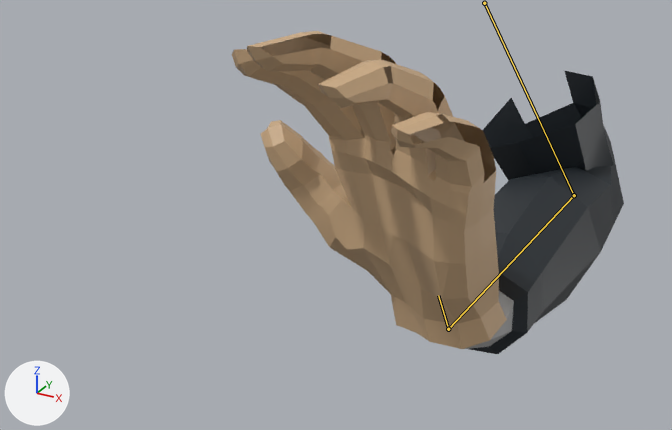
A saved change to the glTF model stealth-roguelike/Assets/Hands/SuitLeftHand.glb.
Both versions are drawn from a 50 mm lens placed at (0.147, -0.776, 0.284), pointed at (-0.109, -0.31, 0.051). The lights are fixed; the arrows at lower left show +X, +Y and +Z. The first picture is the older version. Both versions are drawn at frame 1 of the action 'LeftHandCast'; the numbers are the values there. The bones that change are drawn over the model as lines.

Names of what the first picture shows: 'Suit_Body'.
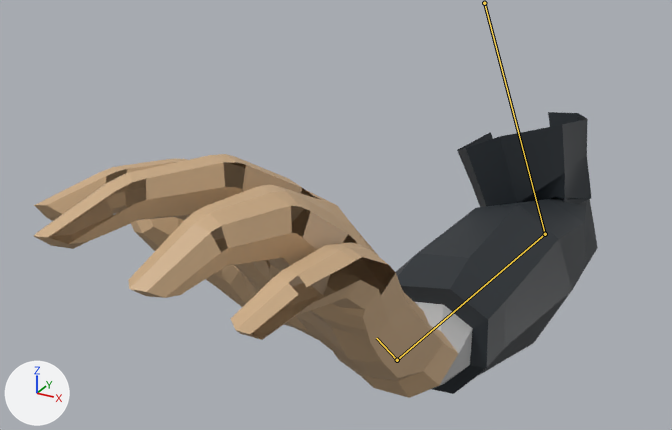
Boxes (x1, y1, x2, y2) around the edits, measured in the pictures (672 x 430 px):
'Suit_Body', posed (44% wider, 11% shorter): before (232, 31, 624, 354); after (34, 112, 598, 398)
bone 'UpperArm.L', root to tip: before (484, 3) to (574, 195); after (484, 3) to (545, 234)
bone 'LowerArm.L', root to tip: before (574, 195) to (448, 329); after (545, 234) to (397, 360)
bone 'Wrist.L', root to tip: before (448, 329) to (438, 295); after (397, 360) to (376, 338)

The change in detail:
Bone 'UpperArm.L' (bone_upperarm_l) turns from (-67, 8, -1) to (-67, -19, -1) degrees about its own x, y and z.
Bone 'LowerArm.L' (bone_lowerarm_l) turns from (6, 74, -90) to (-22, 72, -97) degrees about its own x, y and z.
Bone 'Wrist.L' (bone_wrist_l) turns from (75, -3, -18) to (49, -11, -19) degrees about its own x, y and z.
